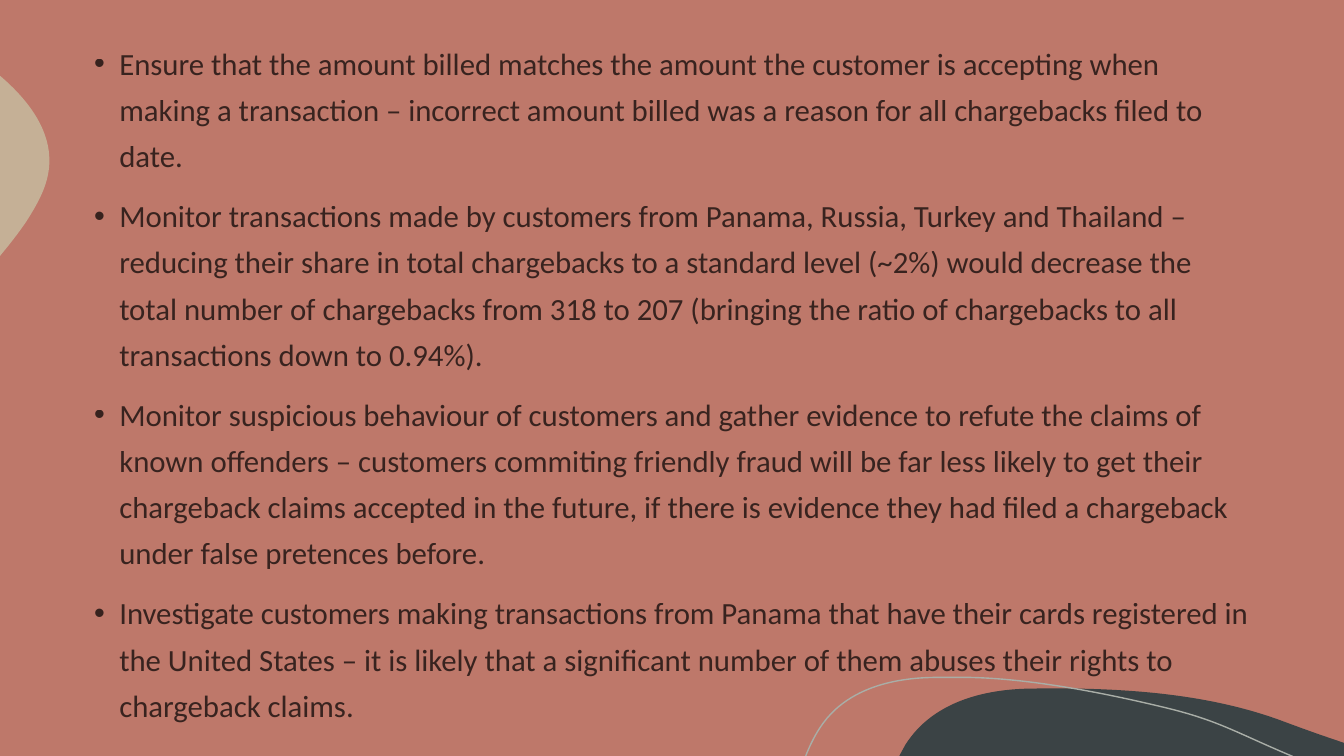
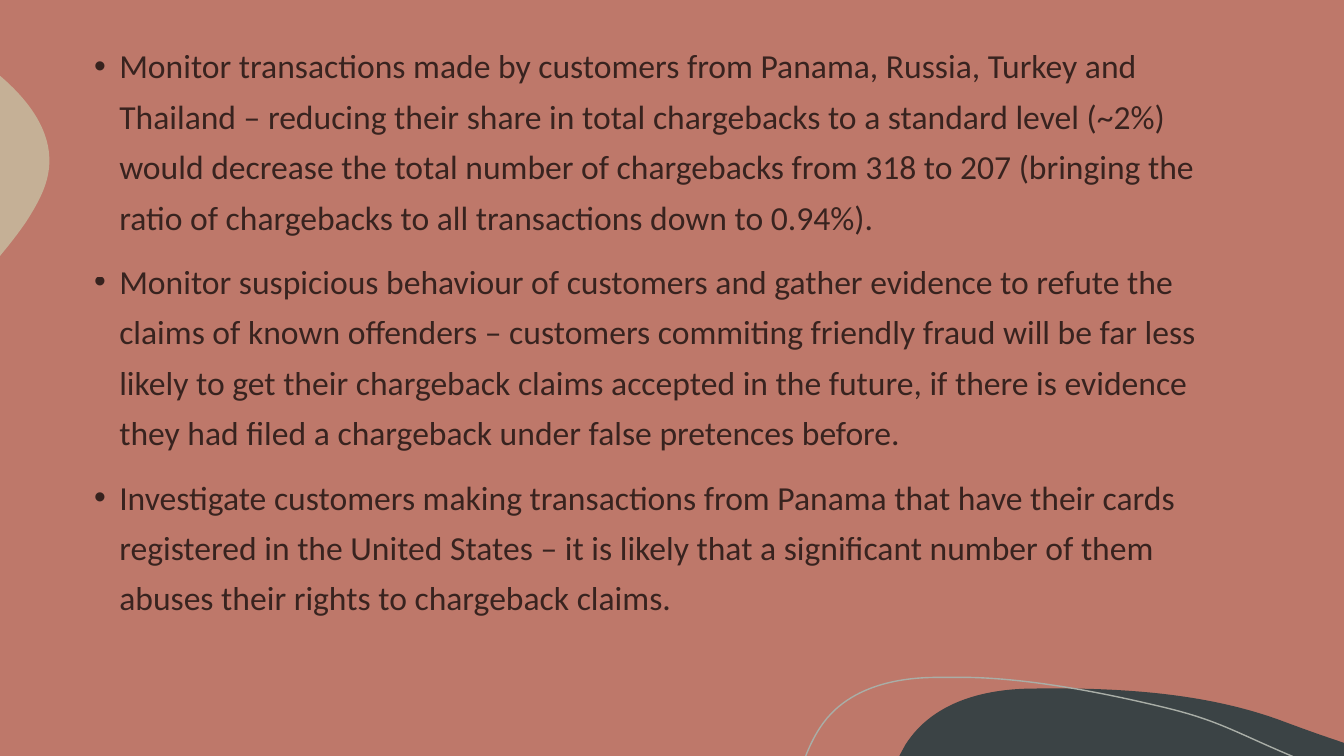
Before and after one commit to zuku42/Chargebacks-analysis, a slide deck: slide 9 of Main sources of chargebacks and what can be done to reduce them.pptx (slide 10 before the commit). Drawn at 1344x756 pixels with LibreOffice and Linux fonts; fonts in the diff are those of the drawing. Boxes give left, top, right and bottom in pixels: in the first picture for what was removed or moved away, otherwise in the second. Text is boxed around its words. In the diff, an @@ line names an element or a change of style, - is before the commit and + after.

Commit message:
Edit the presentation
Edit slides so that they don't contain inaccurate information
about incorrect amount billed causing all the chargebacks.

```diff
--- a/Main sources of chargebacks and what can be done to reduce them.pptx
+++ b/Main sources of chargebacks and what can be done to reduce them.pptx
@@ text "Monitor transactions made by customers ..." at (119,55,1196,616): size 22 to 24 pt @@
@@ text at (119,53,1202,167): paragraph removed @@
-• Ensure that the amount billed matches the amount the customer is accepting when making a transaction – incorrect amount billed was a reason for all chargebacks filed to date.
```
Also in this commit, not shown: 1 slide removed.
